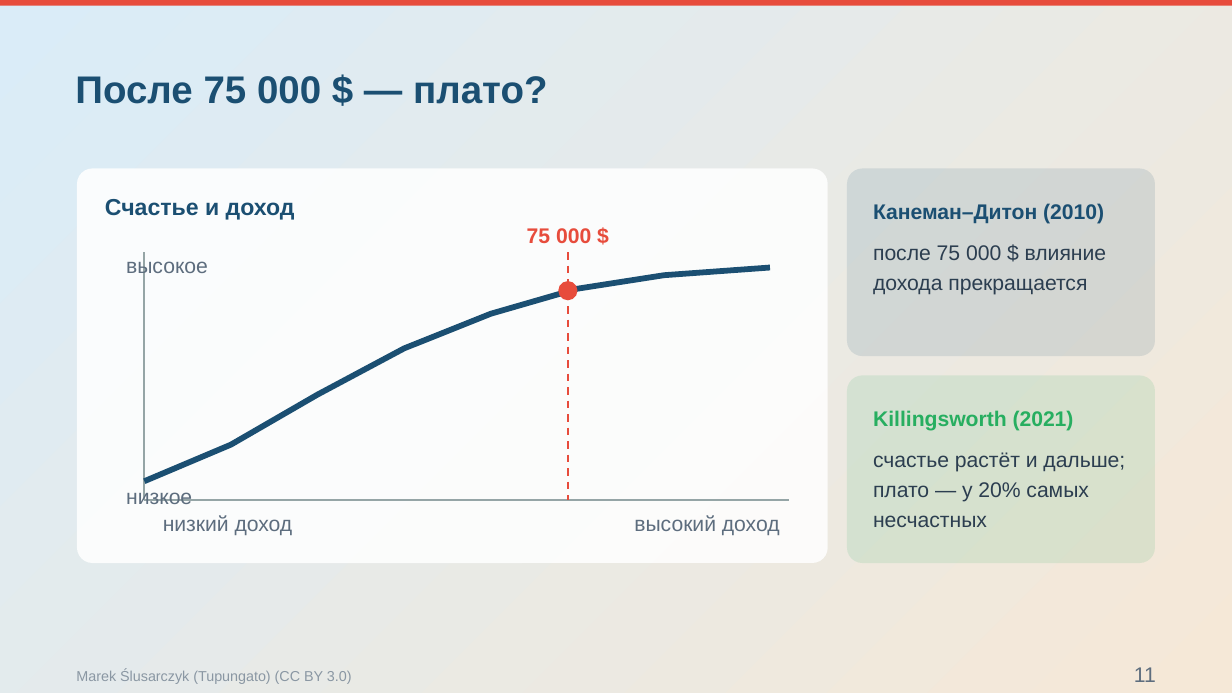
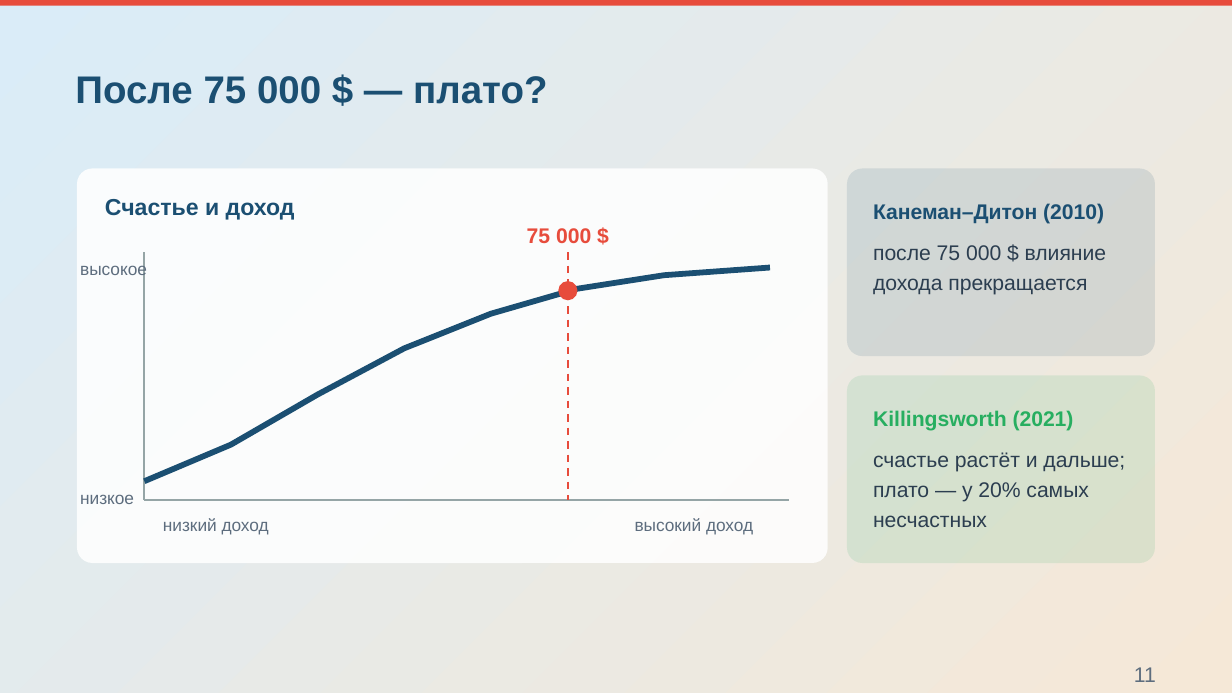
Before and after one commit to Pavel1778/Presentation-happy, a slide deck: slide 11 of Konceptsiya_schastya_static.pptx. Drawn at 1232x693 pixels with LibreOffice and Linux fonts; fonts in the diff are those of the drawing; background and template pictures are left out. Boxes give left, top, right and bottom in pixels: in the first picture for what was removed or moved away, otherwise in the second. Text is boxed around its words. In the diff, an @@ line names an element or a change of style, - is before the commit and + after.

```diff
--- a/Konceptsiya_schastya_static.pptx
+++ b/Konceptsiya_schastya_static.pptx
@@ size 16.5 to 13.5 pt in 4 elements at (163, 518, 269, 535), (635, 518, 753, 535), (80, 494, 134, 504), (80, 261, 147, 279) @@
@@ text "высокое": place and size @@
-text "высокое" at (126, 257, 208, 279)
+text "высокое" at (80, 261, 147, 279)
@@ text "низкое": place and size @@
-text "низкое" at (126, 488, 192, 504)
+text "низкое" at (80, 494, 134, 504)
@@ text removed at (76, 671, 352, 684) @@
-Marek Ślusarczyk (Tupungato) (CC BY 3.0)
```
Also in this commit, not shown: 10 other slides changed, 37 other files.
